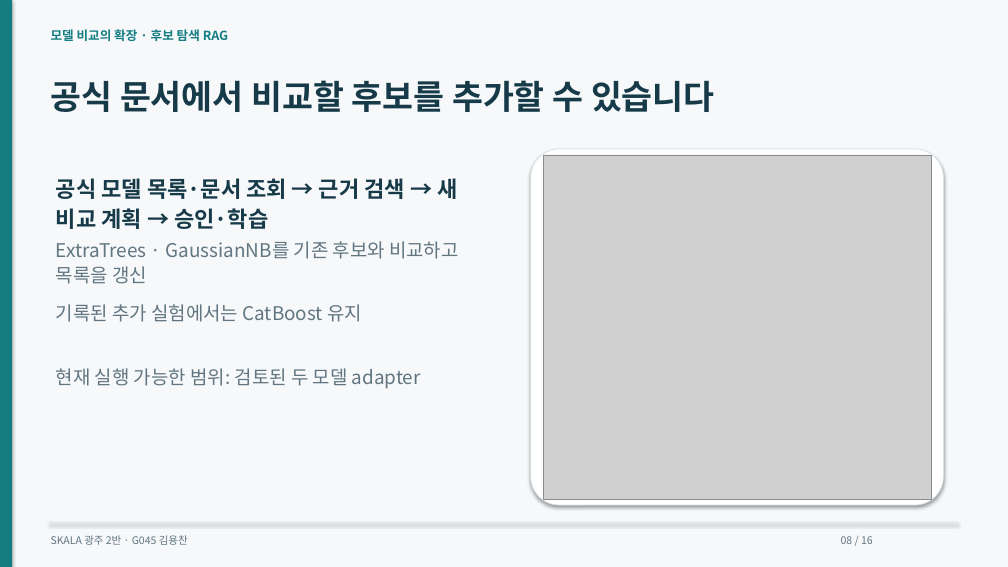
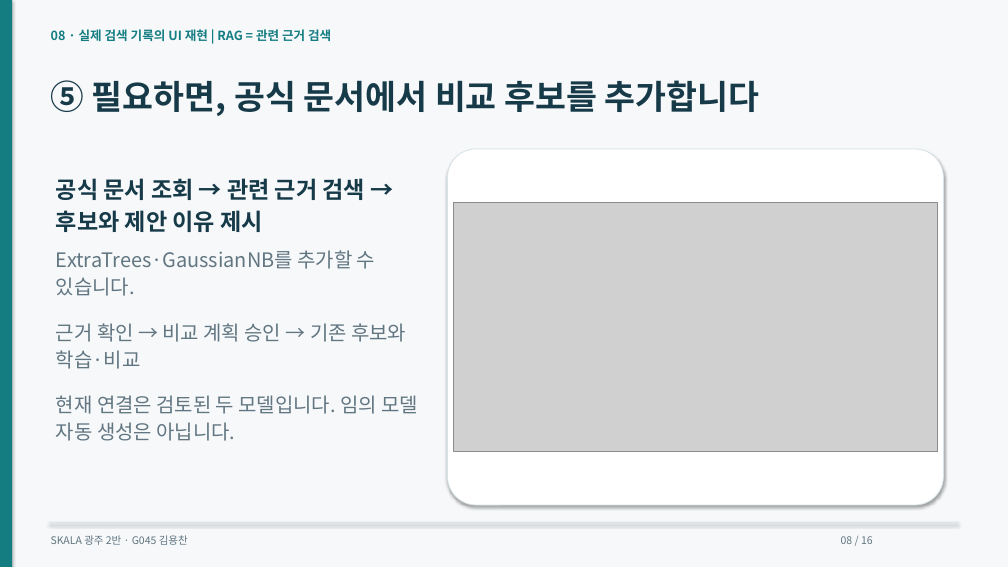
Before and after one commit to dragonchan95/Semiconductor-AI-Agent, a slide deck: slide 8 of docs/G045_Semiconductor_Agent.pptx. Drawn at 1008x567 pixels with LibreOffice and Linux fonts; fonts in the diff are those of the drawing; grey boxes stand for pictures. Boxes give left, top, right and bottom in pixels: in the first picture for what was removed or moved away, otherwise in the second. Text is boxed around its words. In the diff, an @@ line names an element or a change of style, - is before the commit and + after.

```diff
--- a/docs/G045_Semiconductor_Agent.pptx
+++ b/docs/G045_Semiconductor_Agent.pptx
@@ text at (x1=51, y1=29, x2=331, y2=41): text changed @@
-모델 비교의 확장 · 후보 탐색 RAG
+08 · 실제 검색 기록의 UI 재현 | RAG = 관련 근거 검색
@@ text at (x1=51, y1=80, x2=760, y2=116): text changed @@
-공식 문서에서 비교할 후보를 추가할 수 있습니다
+⑤ 필요하면, 공식 문서에서 비교 후보를 추가합니다
@@ rounded rectangle resized from (x1=531, y1=149, x2=944, y2=505) to (x1=448, y1=149, x2=944, y2=505) @@
@@ text at (x1=56, y1=178, x2=365, y2=232): text changed; size 21 to 22 pt @@
-공식 모델 목록·문서 조회 → 근거 검색 → 새 비교 계획 → 승인·학습
+공식 문서 조회 → 관련 근거 검색 → 후보와 제안 이유 제시
@@ picture resized from (x1=543, y1=155, x2=931, y2=499) to (x1=454, y1=203, x2=938, y2=452) @@
@@ text at (x1=56, y1=250, x2=375, y2=296): text changed; size 18 to 19 pt @@
-ExtraTrees · GaussianNB를 기존 후보와 비교하고 목록을 갱신
+ExtraTrees·GaussianNB를 추가할 수 있습니다.
@@ text at (x1=56, y1=323, x2=406, y2=369): text changed; size 18 to 19 pt @@
-기록된 추가 실험에서는 CatBoost 유지
+근거 확인 → 비교 계획 승인 → 기존 후보와 학습·비교
@@ text at (x1=56, y1=395, x2=418, y2=441): text changed; size 18 to 19 pt @@
-현재 실행 가능한 범위: 검토된 두 모델 adapter
+현재 연결은 검토된 두 모델입니다. 임의 모델 자동 생성은 아닙니다.
```
Also in this commit, not shown: 14 other slides changed, 1 slide added, 1 slide removed, 17 other files.
